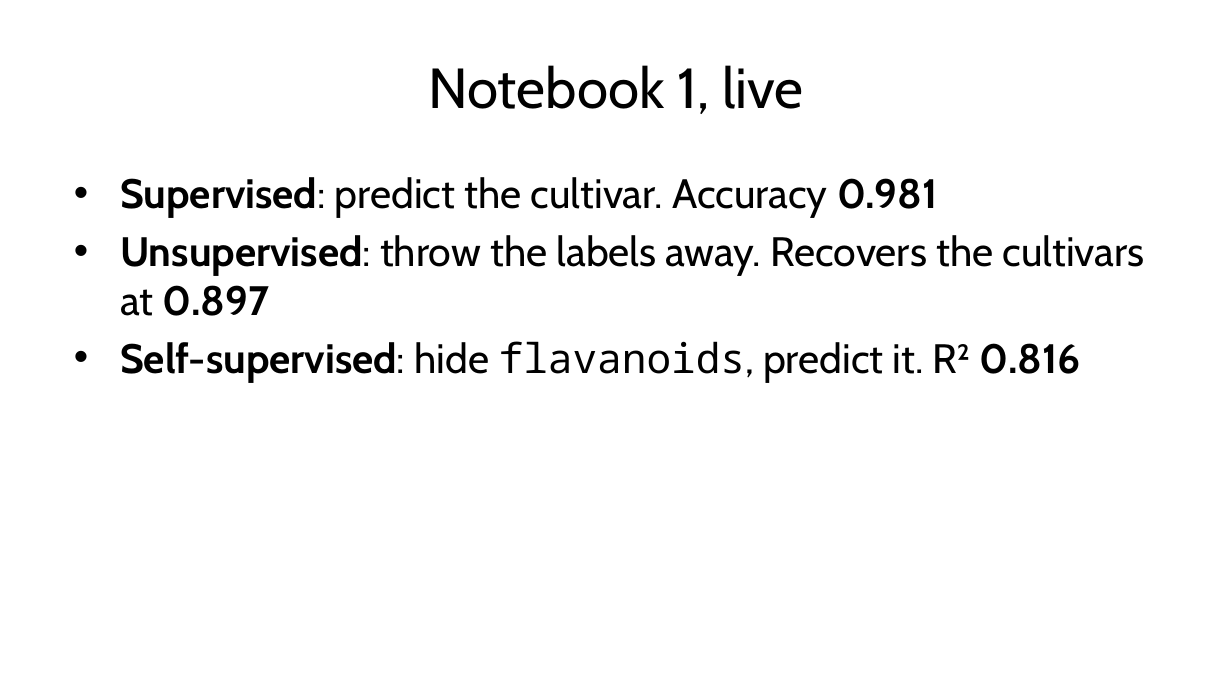
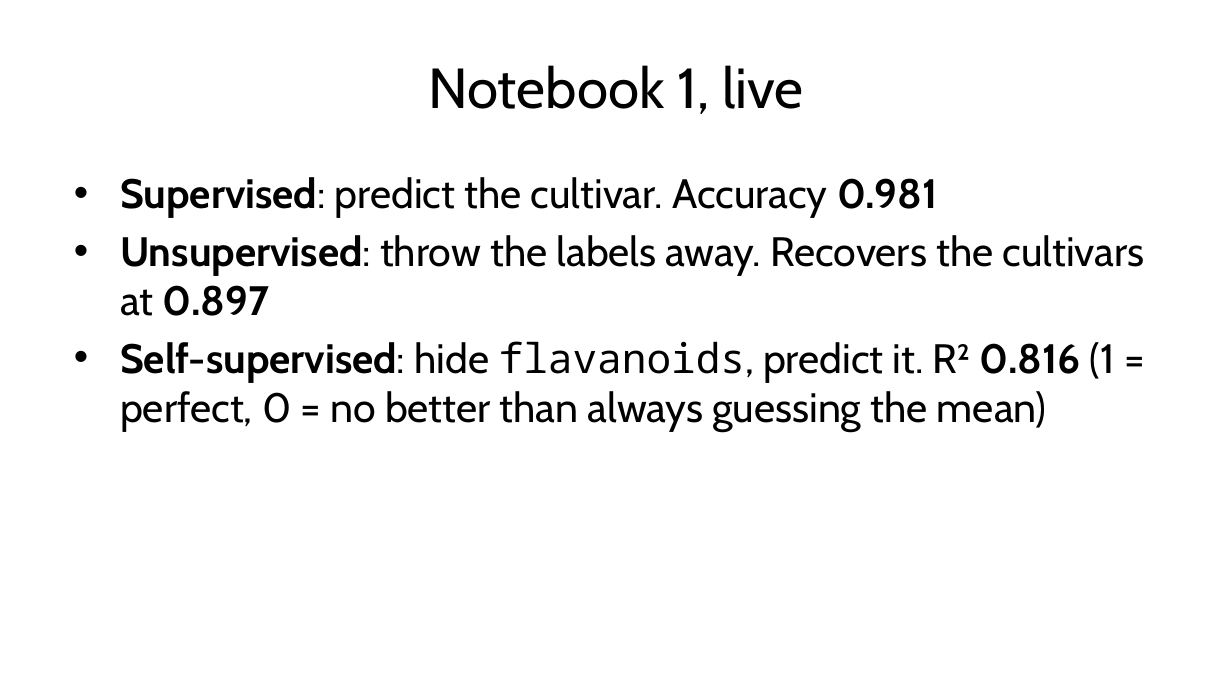
Before and after one commit to fabioantonini/technologies-for-artificial-intelligence, a slide deck: slide 41 of Lessons/01_introduction_and_workflow/Slides/introduction_and_workflow_slides.pptx (slide 38 before the commit). Drawn at 1232x693 pixels with LibreOffice and Linux fonts; fonts in the diff are those of the drawing; background and template pictures are left out. Boxes give left, top, right and bottom in pixels: in the first picture for what was removed or moved away, otherwise in the second. Text is boxed around its words. In the diff, an @@ line names an element or a change of style, - is before the commit and + after.

```diff
--- a/Lessons/01_introduction_and_workflow/Slides/introduction_and_workflow_slides.pptx
+++ b/Lessons/01_introduction_and_workflow/Slides/introduction_and_workflow_slides.pptx
@@ text at box(120, 341, 1115, 432): text changed @@
-• Self-supervised: hide flavanoids, predict it. R² 0.816
+• Self-supervised: hide flavanoids, predict it. R² 0.816 (1 = perfect, 0 = no better than always guessing the mean)
```
Also in this commit, not shown: 2 other slides changed, 3 slides added, 8 other files.
